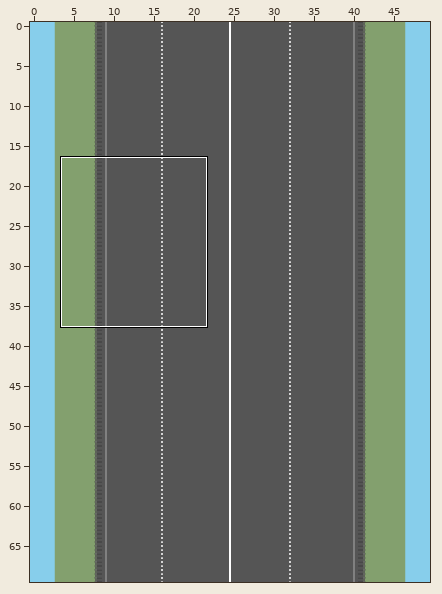
An edit to a level. Tiled map, SAE_DEV/SAE_DEV/Content/mapJour.tmx. Above: a wide view before the commit, with the close-up outlined.
Close-up. Old version:
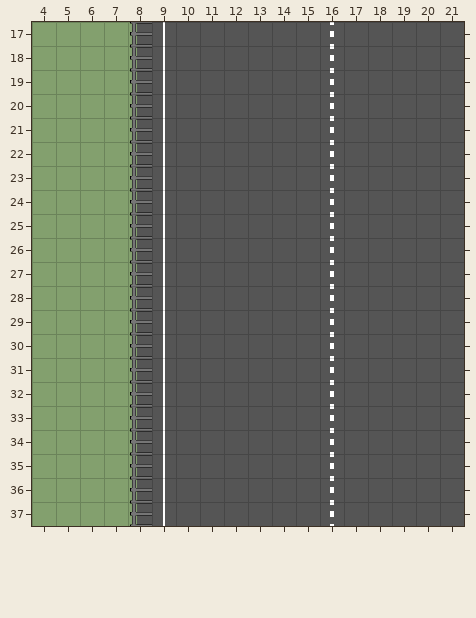
Cells are 32x32 px. Shown: x 4..21, y 17..37. The commit also changed other parts of the map, which this record leaves out.
New version:
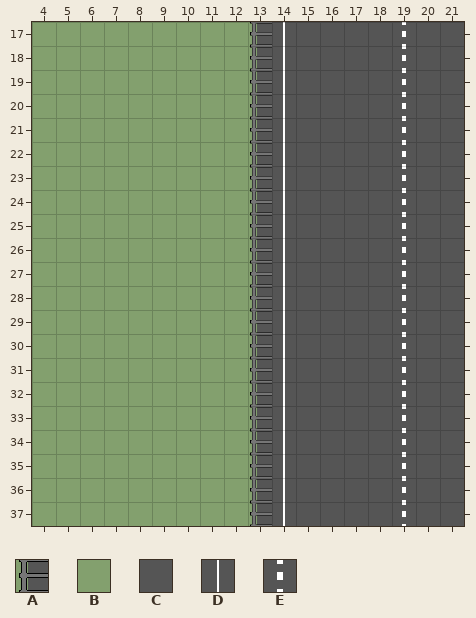
Key: from "Barrieres": A 0; from "Decor": B 3; from "Route": C 0, D 3, E 4.
_ is an empty cell.
Edits made:
Layer "Calque de Tuiles 1":
y 17..37: x 8..14 ADCCCCC -> BBBBBAD; x 16 E -> C; x 19 C -> E
